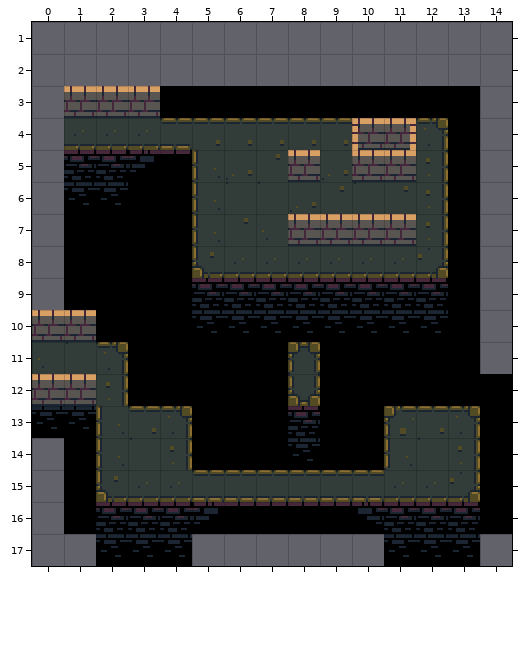
A Tiled map gets an edit: core/assets/levels/bullet-03.tmx. The picture above was drawn from the file before the commit.
Cells are 32x32 px. Shown: x 0..14, y 1..17.
The result:
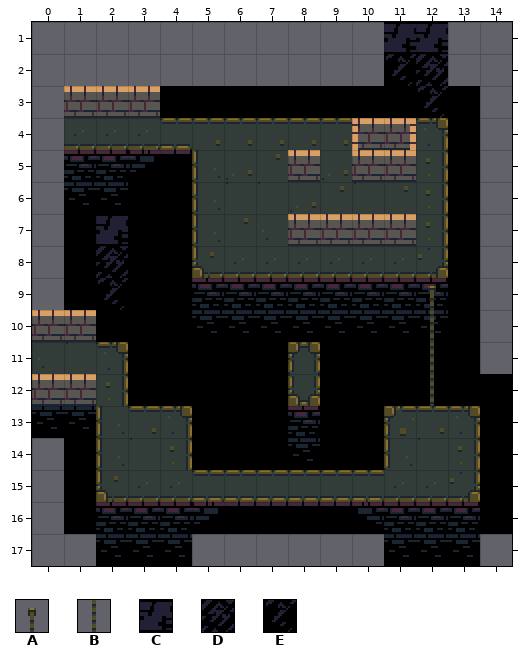
Key: from "tower": A 49, B 59, C 90, D 91, E 92.
_ is an empty cell, . an unchanged one.
Tiles of an added or newly shown layer are drawn over the layers below it.
The exact change:
--- layer "guff" (added)
@@ x 11..12 @@
- 1 __
- 2 __
- 3 ._
+ 1 CC
+ 2 ED
+ 3 .E
@@ x 2..12 @@
- 7 _..........
- 8 _..........
- 9 _........._
-10 .........._
-11 .........._
-12 .........._
+ 7 C..........
+ 8 D..........
+ 9 E.........A
+10 ..........B
+11 ..........B
+12 ..........B
Where, in picture pixels (left, top, right, bottom), the same in both pictures:
added: (384, 22, 448, 118)
added: (96, 216, 128, 310)
added: (428, 286, 436, 406)
